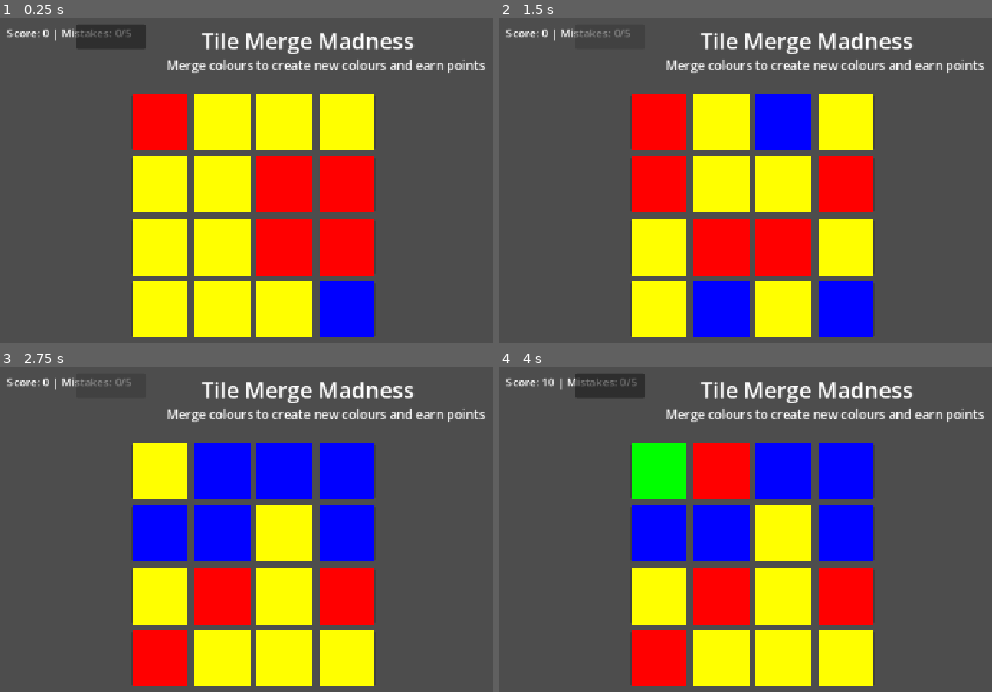
Above: before the commit, frames 1-4 (two rows, left to right).
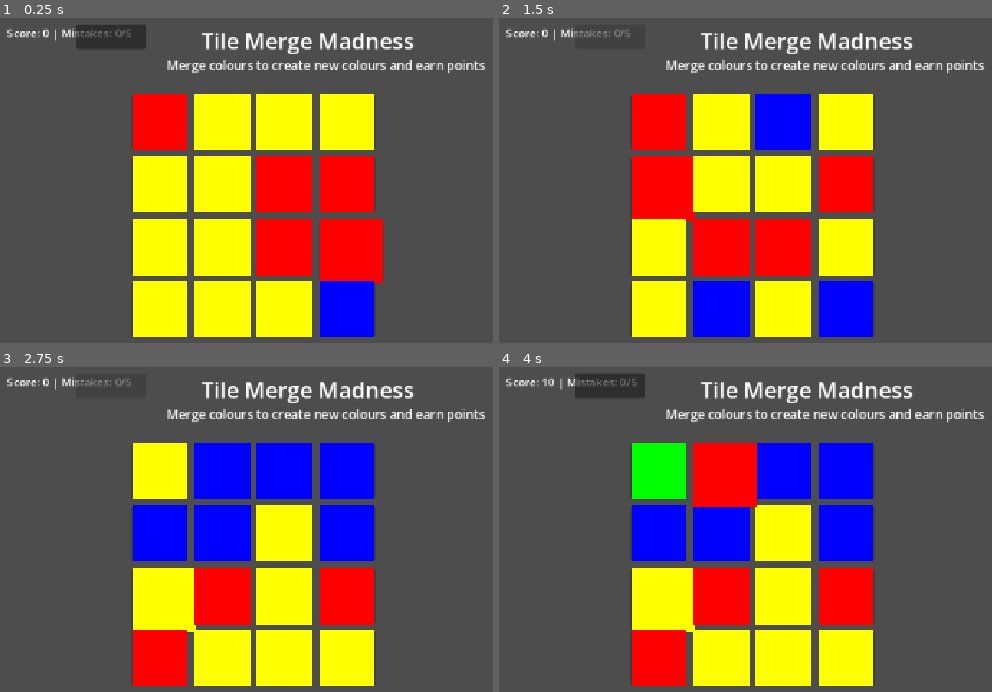
Above: after the commit, the same moments.

Repository: J-bot-oss/Tile-Merge-Godot
Game: Godot game, scene res://scenes/Game.tscn
Two runs of this game, one before a commit and one after it. Both use one fixed random seed, a clock stepped at 60 frames per second and the inputs below.
Inputs (mouse positions are in pixels of both pictures, inside the frame that each line leads up to):
- Up to frame 1 (0.25 s): no input
- Up to frame 2 (1.5 s): click (612, 37) at 0.5 s; click (612, 37) at 1.25 s
- Up to frame 3 (2.75 s): click (113, 386) at 2 s
- Up to frame 4 (4 s): click (656, 471) at 2.75 s; click (720, 471) at 3.52 s

The runs differ from the first frame. In frame 1, 0.5% of the frame differs, in the area x 64-78%, y 61-82%; in frame 2, 0.5%; in frame 3, 0.5%; in frame 4, 1.1%, in the area x 26-53%, y 23-82%.

Commit message:
Added some raigebait

Diff:
--- a/new-game-project/project.godot
+++ b/new-game-project/project.godot
@@ -11,7 +11,6 @@
 [application]
 
 config/name="Tile Merge Game"
-config/features=PackedStringArray("4.6", "Forward Plus")
 run/main_scene="uid://drlacdpqkw1eq"
 config/features=PackedStringArray("4.7", "Forward Plus")
 config/icon="res://icon.svg"
--- a/new-game-project/scripts/game_manager.gd
+++ b/new-game-project/scripts/game_manager.gd
@@ -7,6 +7,8 @@
 
 var tile_scene = preload("res://scenes/Tile.tscn")
 var selected_tile = null
+var coward_tile = null
+
 var score := 0
 var invalid_moves := 0
 var game_won := false
@@ -41,6 +43,7 @@
 
 	create_grid()
 	update_score()
+	choose_coward_tile()
 
 	restart_button.pressed.connect(_on_restart_pressed)
 
@@ -56,18 +59,24 @@
 	var tile = tile_scene.instantiate()
 	add_child(tile)
 
-	tile.position = Vector2(
-		200 + grid_pos.x * TILE_SIZE,
-		120 + grid_pos.y * TILE_SIZE
-	)
-
+	tile.position = grid_to_world(grid_pos)
 	tile.setup(colors.pick_random(), grid_pos)
 	tile.tile_clicked.connect(_on_tile_clicked)
 
 	return tile
 
+func grid_to_world(grid_pos):
+	return Vector2(
+		200 + grid_pos.x * TILE_SIZE,
+		120 + grid_pos.y * TILE_SIZE
+	)
+
 func _on_tile_clicked(tile):
 	if game_won or game_over:
+		return
+
+	if tile == coward_tile:
+		move_coward_tile()
 		return
 
 	if selected_tile == null:
@@ -100,12 +109,36 @@
 
 		update_score()
 		check_win()
+		choose_coward_tile()
 	else:
 		invalid_moves += 1
 		invalid_sound.play()
 
 		update_score()
 		check_game_over()
+
+func choose_coward_tile():
+	var tiles = get_tree().get_nodes_in_group("tiles")
+
+	if tiles.size() == 0:
+		return
+
+	coward_tile = tiles.pick_random()
+	coward_tile.scale = Vector2(1.15, 1.15)
+
+func move_coward_tile():
+	if coward_tile == null:
+		return
+
+	var new_pos = Vector2i(
+		randi_range(0, GRID_SIZE - 1),
+		randi_range(0, GRID_SIZE - 1)
+	)
+
+	coward_tile.grid_position = new_pos
+	coward_tile.position = grid_to_world(new_pos)
+
+	print("Coward tile ran away!")
 
 func check_win():
 	if score >= WIN_SCORE and not game_won:
--- a/new-game-project/scripts/tile.gd
+++ b/new-game-project/scripts/tile.gd
@@ -8,6 +8,7 @@
 @onready var color_rect = $ColorRect
 
 func _ready():
+	add_to_group("tiles")
 	custom_minimum_size = Vector2(80, 80)
 	pressed.connect(_on_pressed)
 	update_color()
